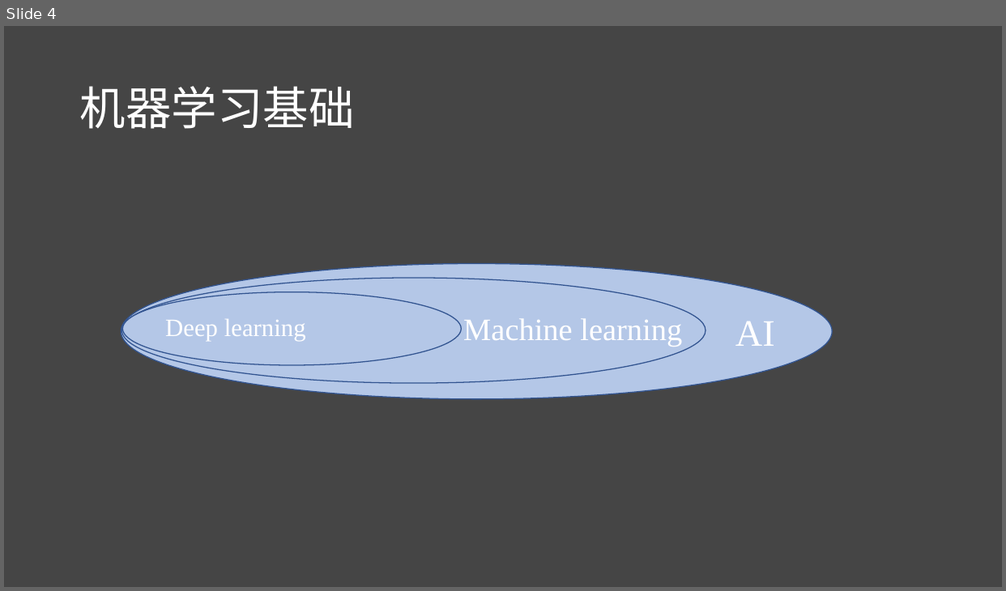
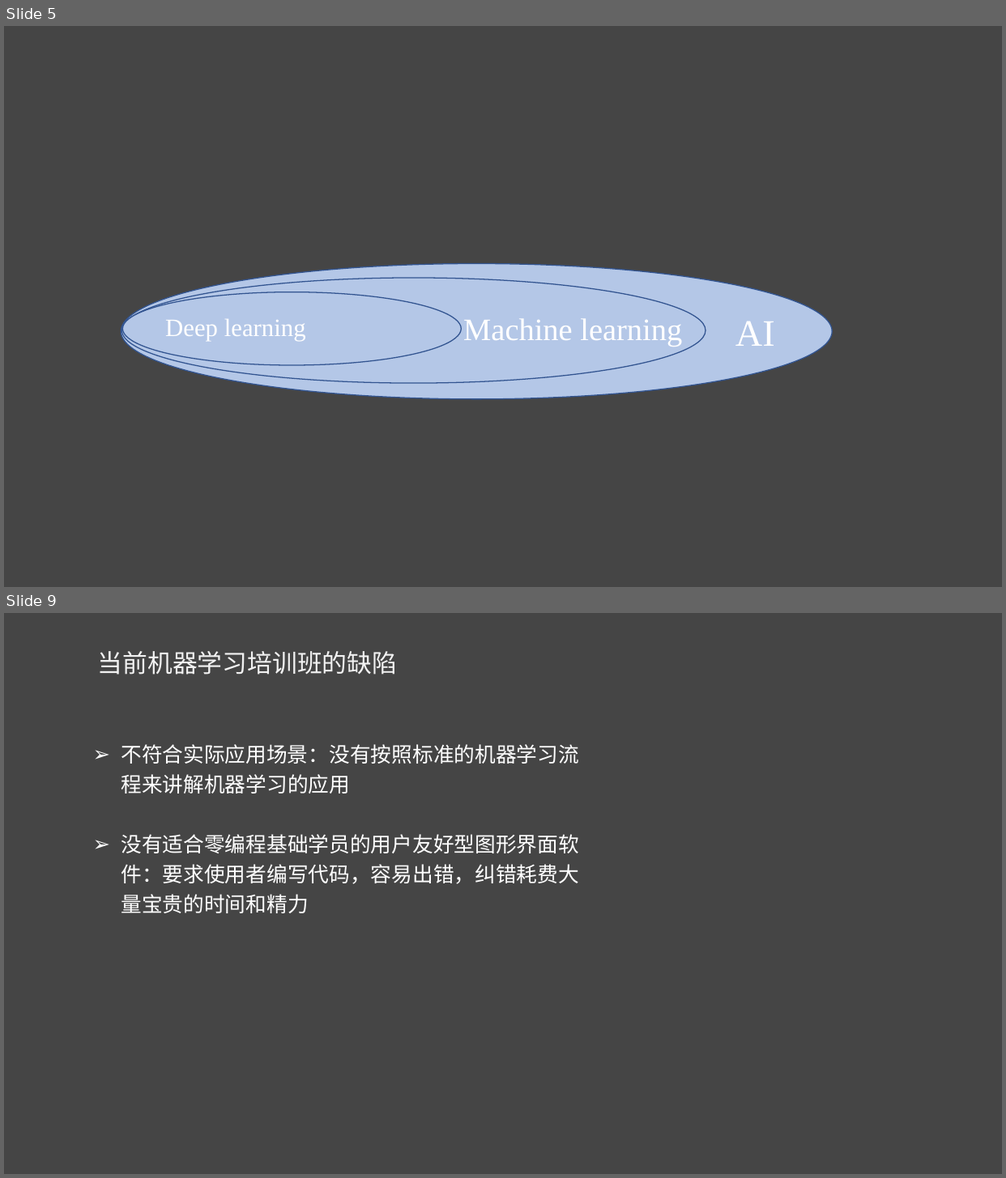
Before and after one commit to lichao312214129/lc_rsfmri_tools_python, a slide deck: 第一届机器学习培训班/第一届机器学习实战班.pptx. Shown one above the other, each under a label of ours: slide 4 before the commit, slides 5 and 9 after it; the slides between them are not shown. The pictures are 1006x591 and 1006x1178 pixels, drawn with LibreOffice and Linux fonts; fonts in the diff are those of the drawing. Boxes give left, top, right and bottom in pixels: in the first picture for what was removed or moved away, otherwise in the second. Text is boxed around its words. In the diff, an @@ line names an element or a change of style, - is before the commit and + after.

```diff
--- a/第一届机器学习培训班/第一届机器学习实战班.pptx
+++ b/第一届机器学习培训班/第一届机器学习实战班.pptx
@@ slide 9 added at box(4, 613, 1002, 1174), background #454545 @@
@@ text added at box(98, 651, 398, 675), 24 pt, text #F2F2F2 @@
+    当前机器学习培训班的缺陷
@@ text added at box(121, 744, 579, 914), 20 pt, text #FFFFFF @@
+➢ 不符合实际应用场景：没有按照标准的机器学习流程来讲解机器学习的应用
+➢ 没有适合零编程基础学员的用户友好型图形界面软件：要求使用者编写代码，容易出错，纠错耗费大量宝贵的时间和精力
@@ what was slide 4 is now slide 5 @@
@@ slide 5 changed as well @@
@@ title removed at box(80, 86, 355, 129) @@
-机器学习基础
```
Also in this commit, not shown: 6 other slides changed, 11 other slides added, 1 slide removed, 1 other file.
